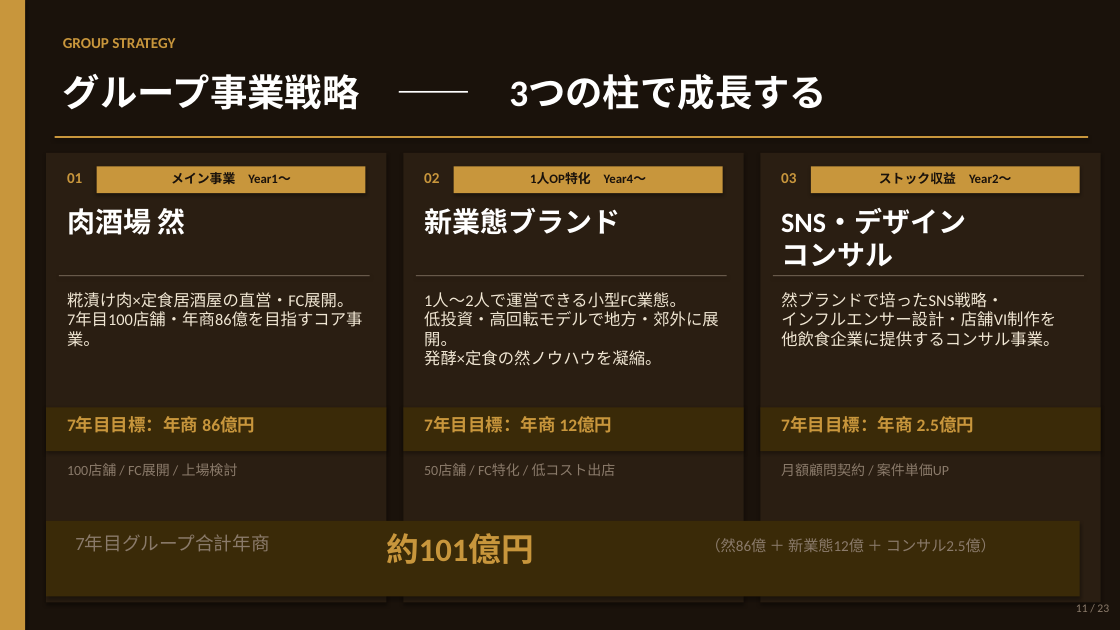
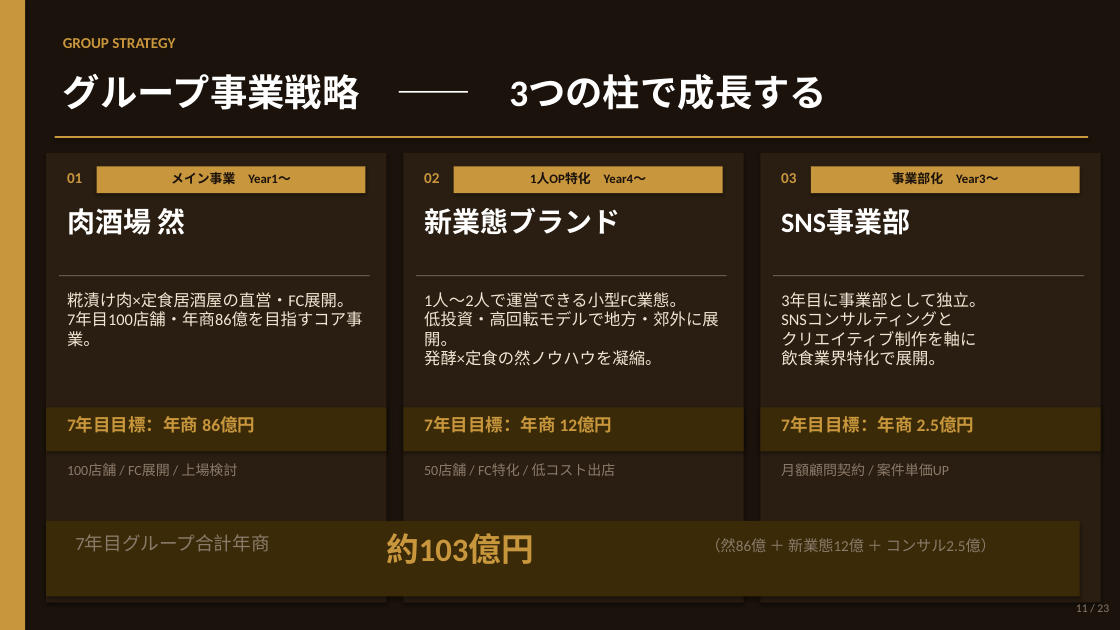
Before and after one commit to hunkotusaisinryo-lab/test-repo, a slide deck: slide 11 of reports/肉酒場然_事業計画書_20260605.pptx. Drawn at 1120x630 pixels with LibreOffice and Linux fonts; fonts in the diff are those of the drawing. Boxes give left, top, right and bottom in pixels: in the first picture for what was removed or moved away, otherwise in the second. Text is boxed around its words. In the diff, an @@ line names an element or a change of style, - is before the commit and + after.

```diff
--- a/reports/肉酒場然_事業計画書_20260605.pptx
+++ b/reports/肉酒場然_事業計画書_20260605.pptx
@@ text at [892,172,998,184]: text changed @@
-ストック収益 Year2〜
+事業部化 Year3〜
@@ text at [781,208,910,235]: text changed @@
-SNS・デザイン
-コンサル
+SNS事業部
@@ text at [781,292,985,366]: text changed @@
-然ブランドで培ったSNS戦略・
-インフルエンサー設計・店舗VI制作を
-他飲食企業に提供するコンサル事業。
+3年目に事業部として独立。
+SNSコンサルティングと
+クリエイティブ制作を軸に
+飲食業界特化で展開。
@@ text at [386,533,534,564]: text changed @@
-約101億円
+約103億円
```
Also in this commit, not shown: 2 other slides changed, 1 other file.
